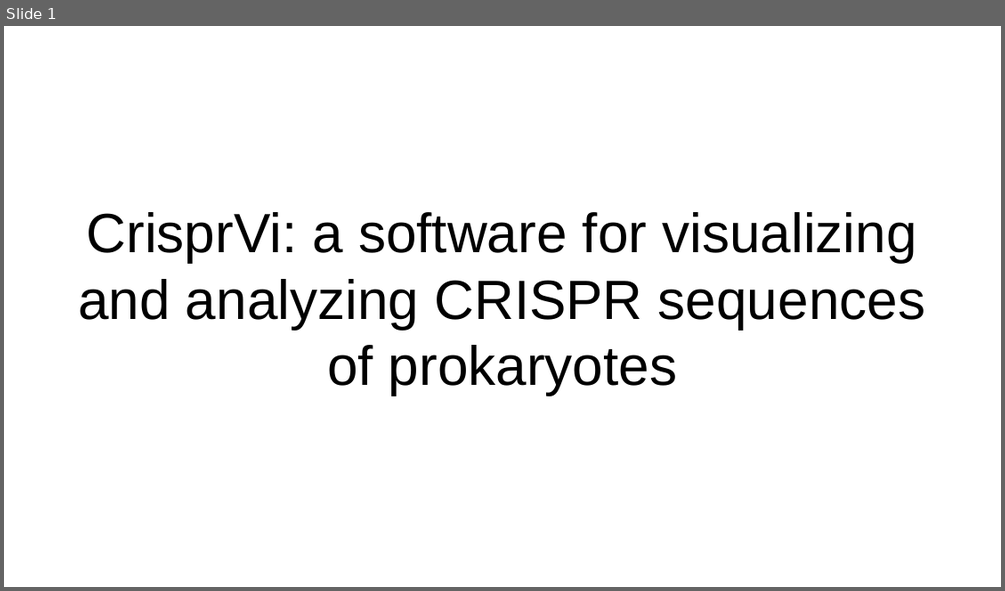
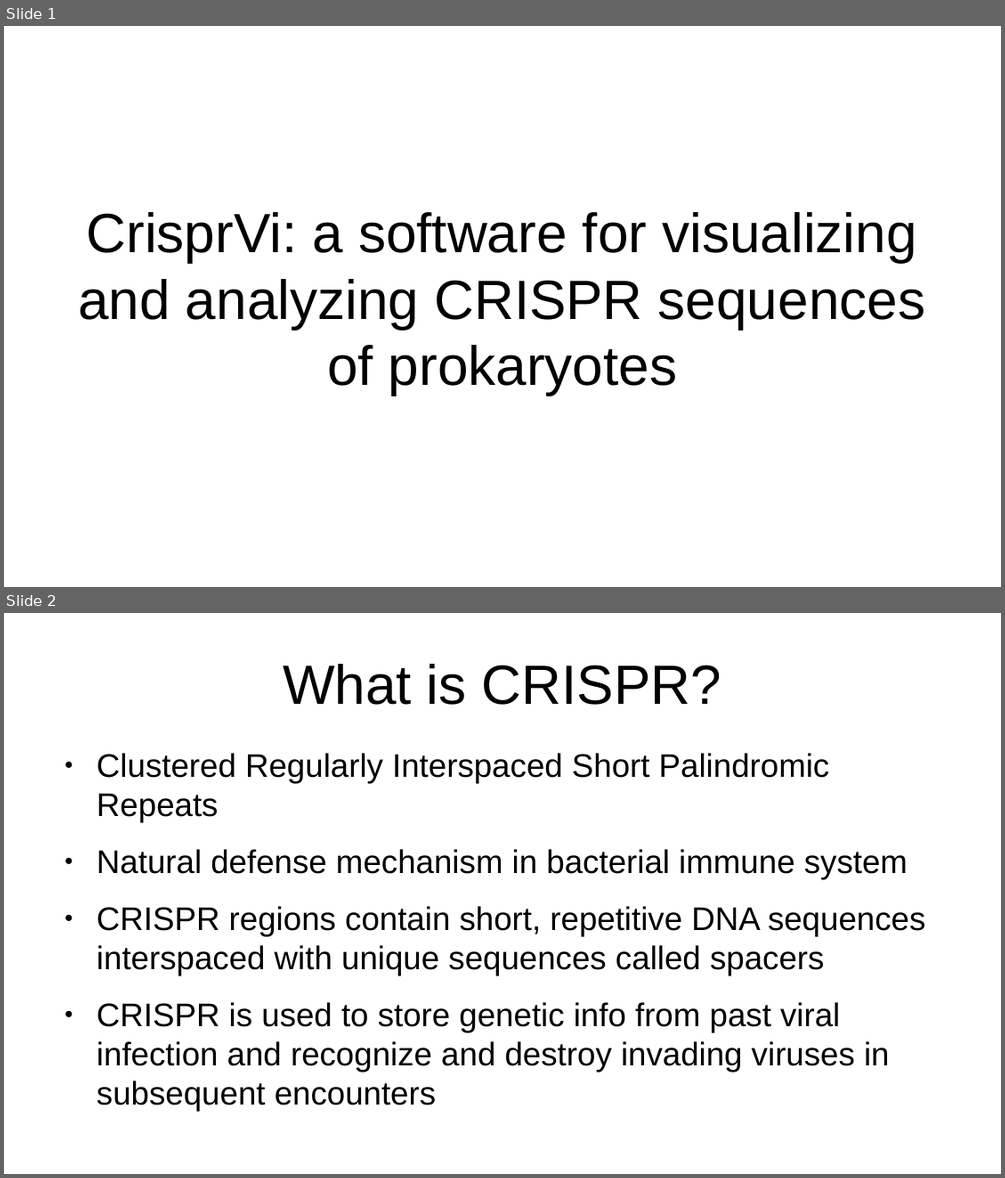
Before and after one commit to jwmathis/SSE591_Project3, a slide deck: Peer Review 1.pptx. Shown one above the other, each under a label of ours: slide 1 before the commit, slides 1 and 2 after it. The pictures are 1005x591 and 1005x1178 pixels, drawn with LibreOffice and Linux fonts; fonts in the diff are those of the drawing. Boxes give left, top, right and bottom in pixels: in the first picture for what was removed or moved away, otherwise in the second. Text is boxed around its words. In the diff, an @@ line names an element or a change of style, - is before the commit and + after.

```diff
--- a/Peer Review 1.pptx
+++ b/Peer Review 1.pptx
@@ slide 2 added at bbox=[4, 613, 1001, 1174], background #FFFFFF @@
@@ title added at bbox=[283, 664, 721, 705], 44 pt, text #000000 @@
+What is CRISPR?
@@ text added at bbox=[97, 753, 925, 1071], 26 pt, text #000000 @@
+● Clustered Regularly Interspaced Short Palindromic Repeats
+● Natural defense mechanism in bacterial immune system
+● CRISPR regions contain short, repetitive DNA sequences interspaced with unique sequences called spacers
+● CRISPR is used to store genetic info from past viral infection and recognize and destroy invading viruses in subsequent encounters
```
Also in this commit, not shown: 4 slides changed, 2 other slides added, 3 other files.
